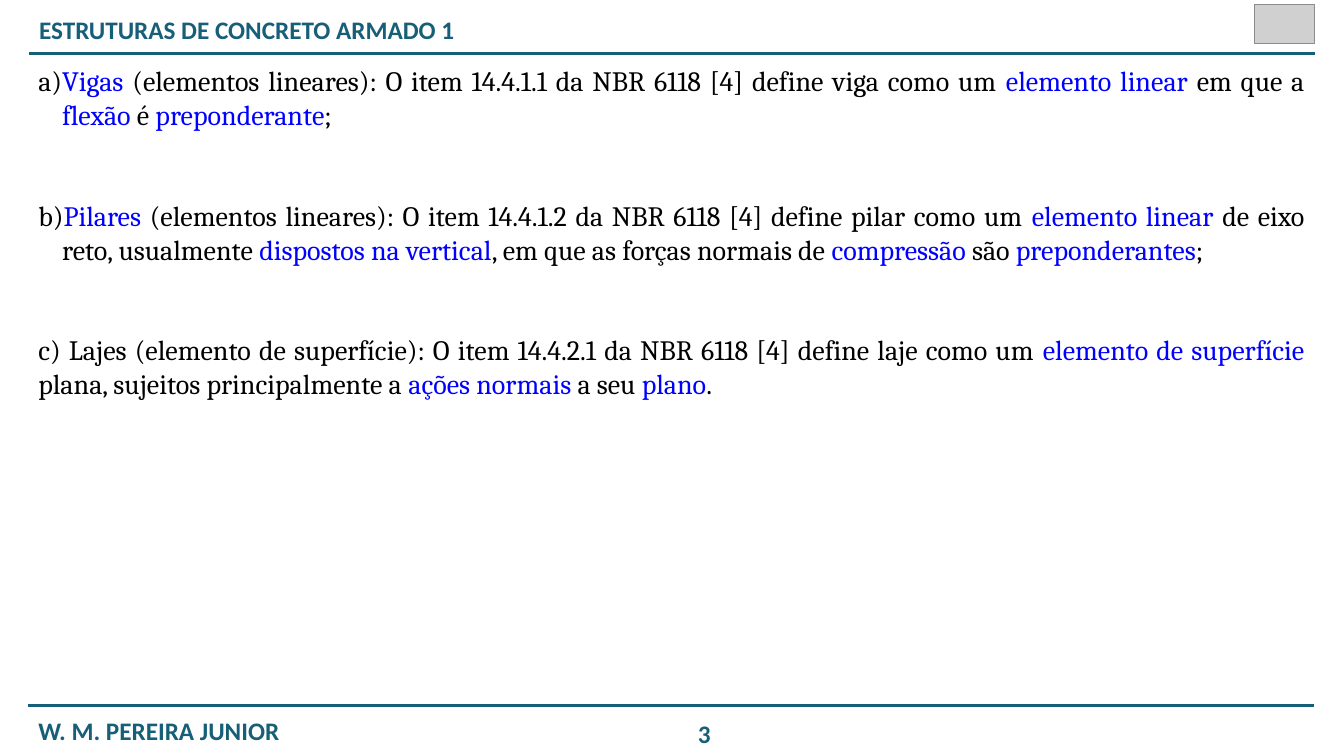
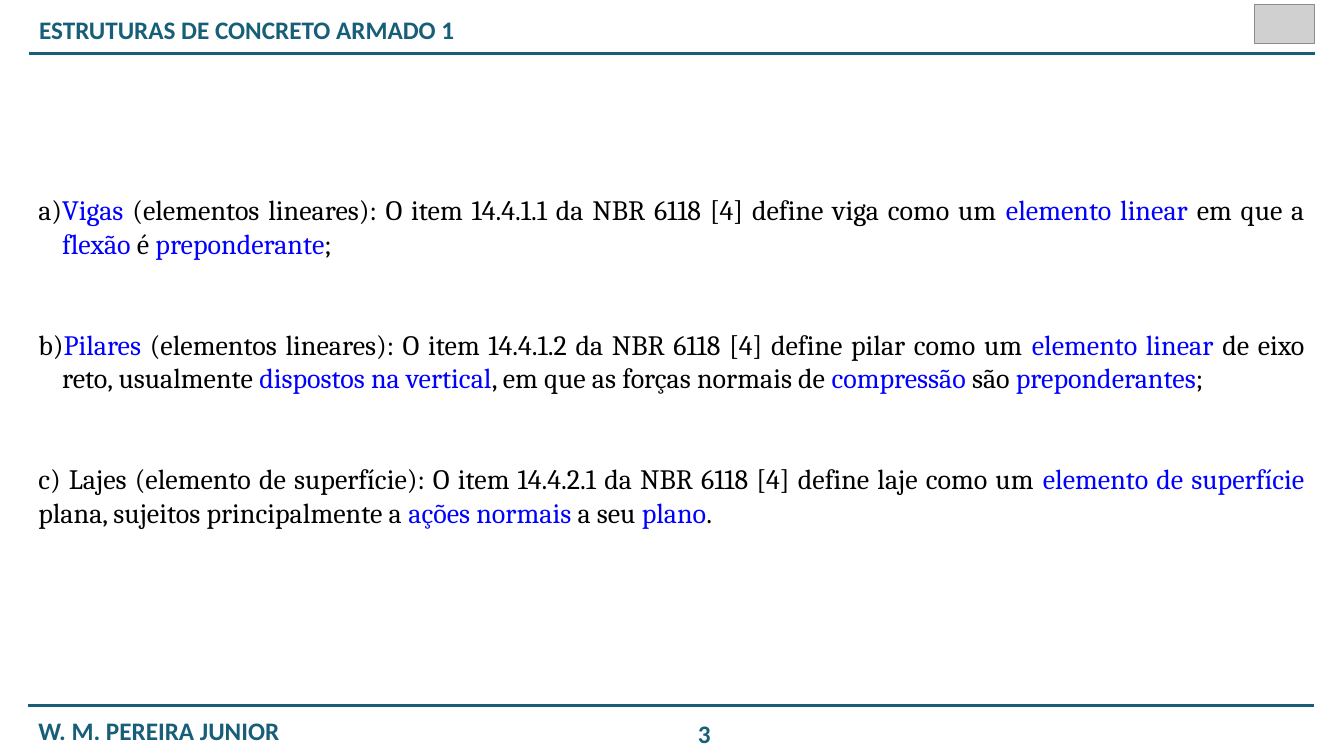
Before and after one commit to livroeca1/CONCRETO-VOLUME-1, a slide deck: slide 3 of Word/Concreto 1/W M Pereira Junior_09-Elementos e seu pré-dimensionamento_r00_240621.pptx. Drawn at 1344x756 pixels with LibreOffice and Linux fonts; fonts in the diff are those of the drawing; grey boxes stand for pictures. Boxes give left, top, right and bottom in pixels: in the first picture for what was removed or moved away, otherwise in the second. Text is boxed around its words. In the diff, an @@ line names an element or a change of style, - is before the commit and + after.

```diff
--- a/Word/Concreto 1/W M Pereira Junior_09-Elementos e seu pré-dimensionamento_r00_240621.pptx
+++ b/Word/Concreto 1/W M Pereira Junior_09-Elementos e seu pré-dimensionamento_r00_240621.pptx
@@ text "Vigas (elementos lineares): O item ...": place and size @@
-text "Vigas (elementos lineares): O item ..." at [38, 71, 1305, 400]
+text "Vigas (elementos lineares): O item ..." at [38, 200, 1305, 529]
```
Also in this commit, not shown: 2 other slides changed, 27 other files.
